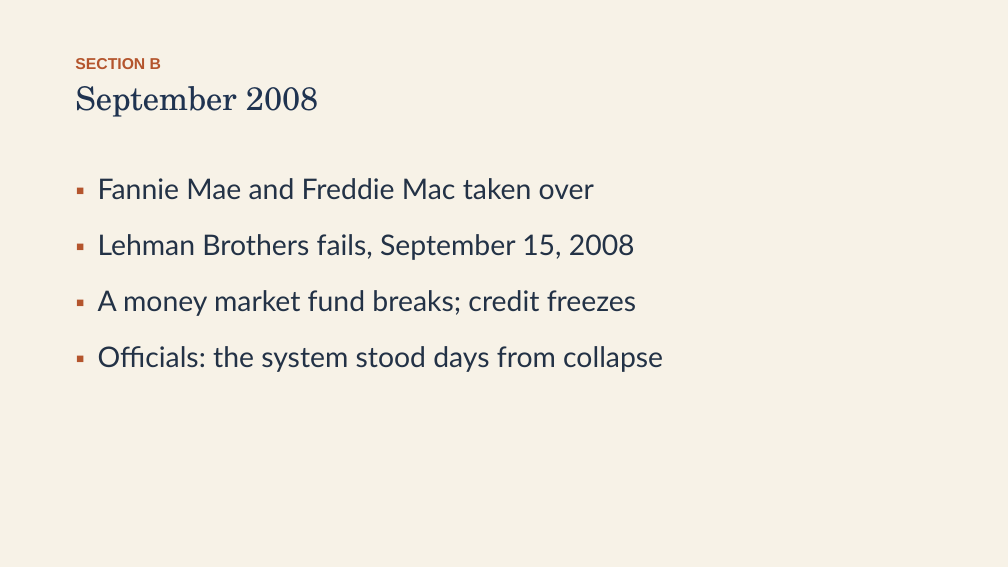
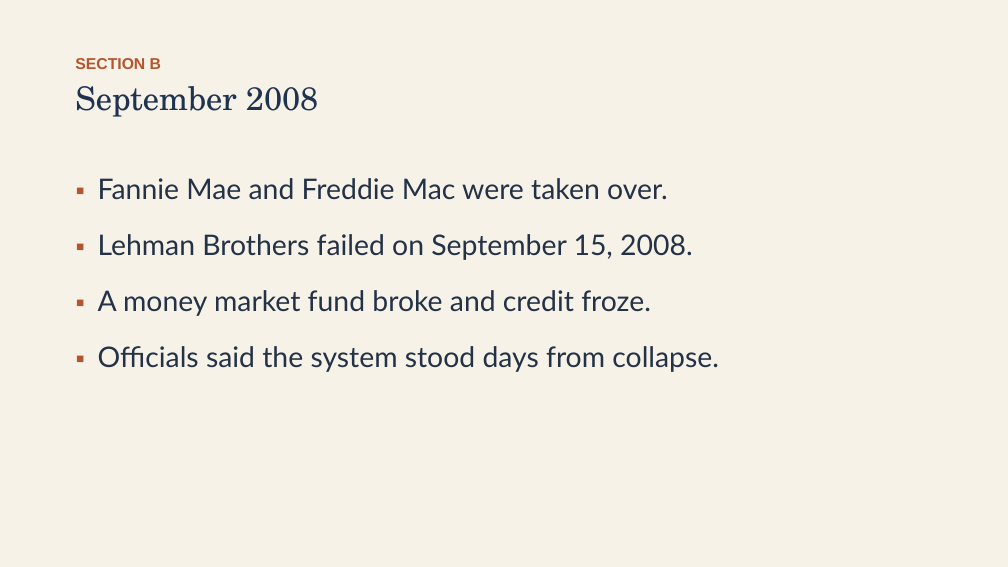
Before and after one commit to ab17gthb/humanities-curriculum-group, a slide deck: slide 8 of modern-america/lesson-07/lesson-07-slides.pptx. Drawn at 1008x567 pixels with LibreOffice and Linux fonts; fonts in the diff are those of the drawing. Boxes give left, top, right and bottom in pixels: in the first picture for what was removed or moved away, otherwise in the second. Text is boxed around its words. In the diff, an @@ line names an element or a change of style, - is before the commit and + after.

```diff
--- a/modern-america/lesson-07/lesson-07-slides.pptx
+++ b/modern-america/lesson-07/lesson-07-slides.pptx
@@ text at (98,178,719,372): text changed @@
-▪ Fannie Mae and Freddie Mac taken over
-▪ Lehman Brothers fails, September 15, 2008
-▪ A money market fund breaks; credit freezes
-▪ Officials: the system stood days from collapse
+▪ Fannie Mae and Freddie Mac were taken over.
+▪ Lehman Brothers failed on September 15, 2008.
+▪ A money market fund broke and credit froze.
+▪ Officials said the system stood days from collapse.
```
Also in this commit, not shown: 9 other slides changed, 6 other files.
